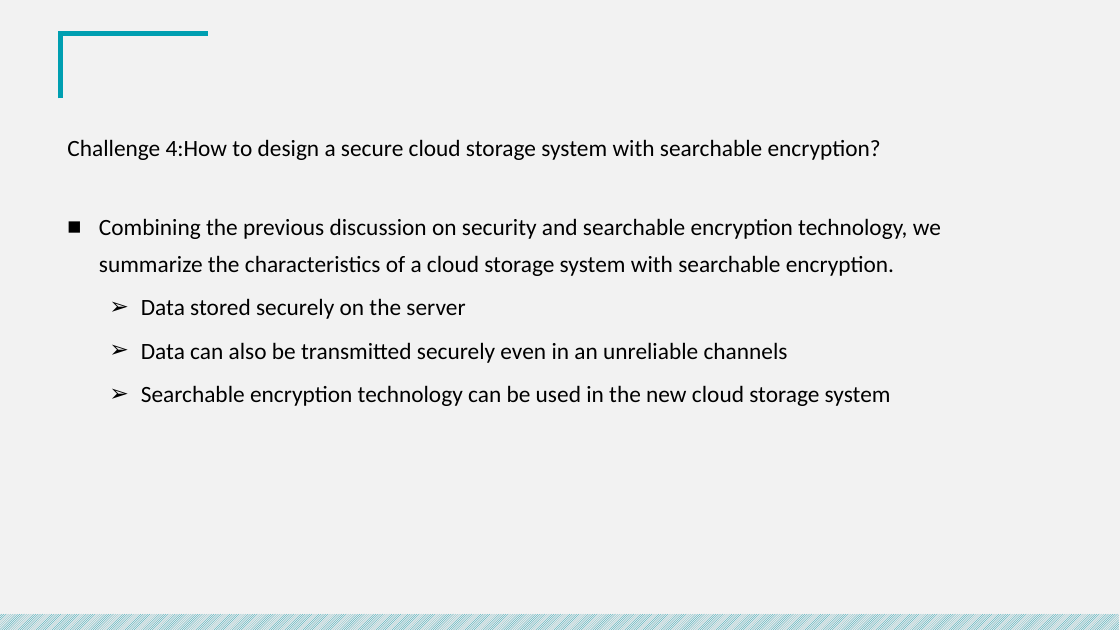
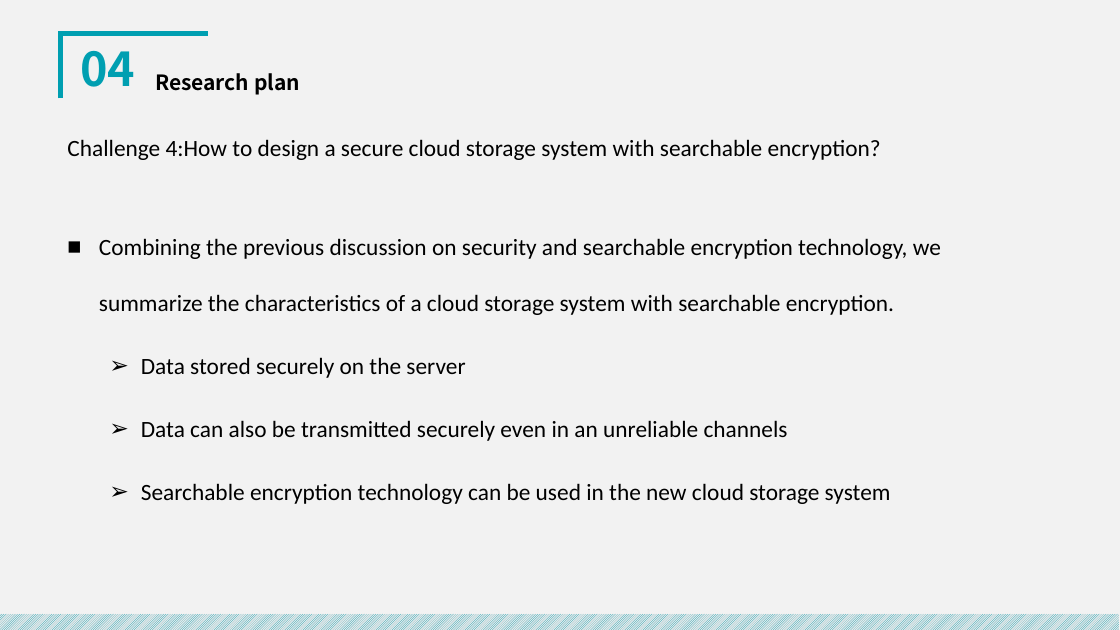
Before and after one commit to royalvald/MediumTest, a slide deck: slide 27 of 开题/中期答辩.pptx (slide 26 before the commit). Drawn at 1120x630 pixels with LibreOffice and Linux fonts; fonts in the diff are those of the drawing. Boxes give left, top, right and bottom in pixels: in the first picture for what was removed or moved away, otherwise in the second. Text is boxed around its words. In the diff, an @@ line names an element or a change of style, - is before the commit and + after.

```diff
--- a/开题/中期答辩.pptx
+++ b/开题/中期答辩.pptx
@@ text added at (80, 51, 135, 87), 40 pt, text #009FB1, bold @@
+04
@@ text added at (155, 73, 300, 95), 18 pt, text #000000, bold @@
+Research plan
@@ text "Combining the previous discussion on ..." at (99, 238, 941, 504): line spacing 1.3 to 2 @@
```
Also in this commit, not shown: 15 other slides changed, 4 slides added, 1 slide removed, 3 other files.
